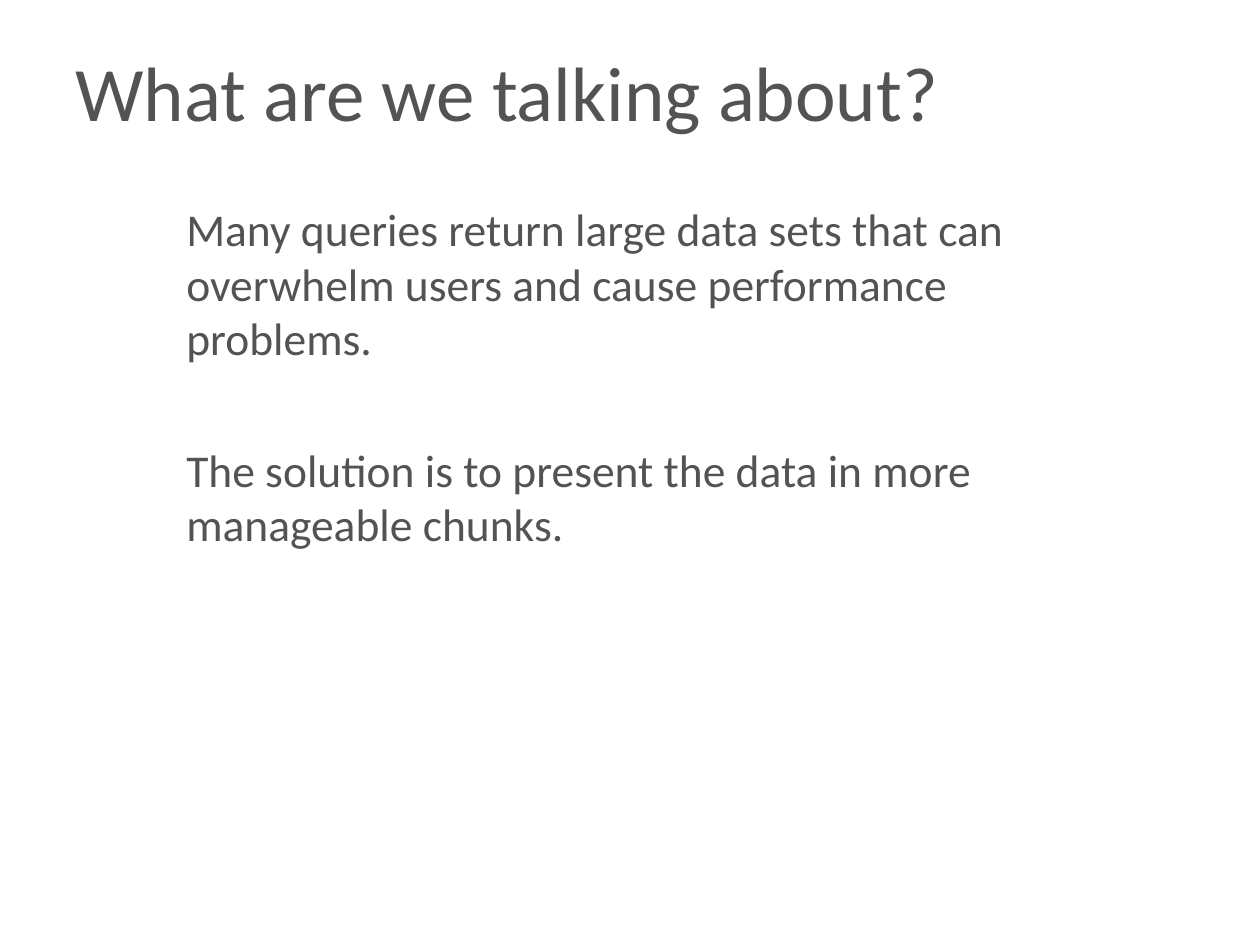
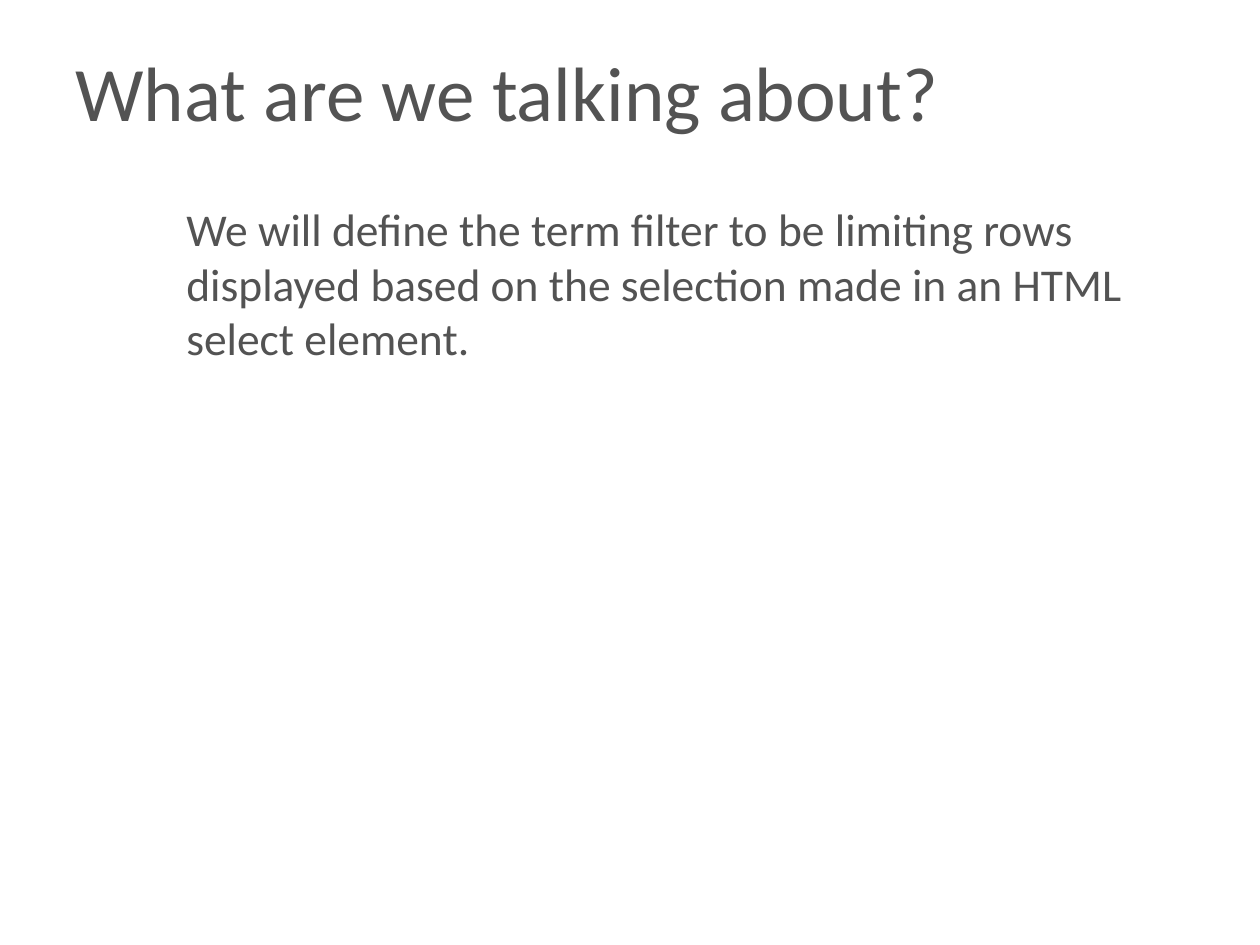
Before and after one commit to profjamesmohawk/asp, a slide deck: slide 2 of Filtering/lecture.pptx. Drawn at 1260x945 pixels with LibreOffice and Linux fonts; fonts in the diff are those of the drawing; background and template pictures are left out. Boxes give left, top, right and bottom in pixels: in the first picture for what was removed or moved away, otherwise in the second. Text is boxed around its words. In the diff, an @@ line names an element or a change of style, - is before the commit and + after.

```diff
--- a/Filtering/lecture.pptx
+++ b/Filtering/lecture.pptx
@@ text at box(186, 214, 1121, 356): text changed @@
-Many queries return large data sets that can overwhelm users and cause performance problems.
-The solution is to present the data in more manageable chunks.
+We will define the term filter to be limiting rows displayed based on the selection made in an HTML select element.
```
Also in this commit, not shown: 3 slides added, 3 slides removed, 18 other files.
